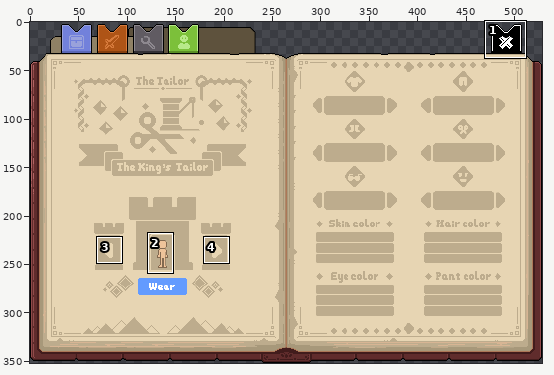
Pixel-art file, stored at Shroomfall/ui/frame/book-frame/HUD-frame.aseprite. The first picture is a wide view before the edit; the outline marks the close-up.
Close-up. Earlier state:
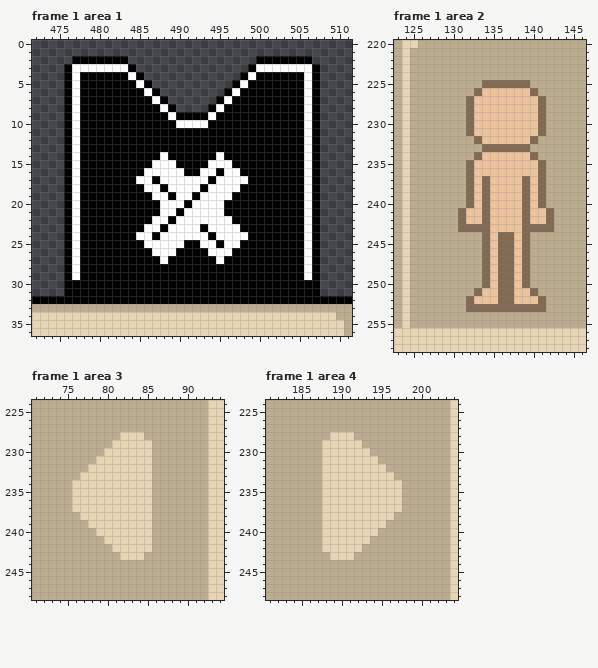
529x352 pixels, 3 frames. Shown: frame 1 area 1: x 472..511, y 0..36; frame 1 area 2: x 123..146, y 220..258; frame 1 area 3: x 71..94, y 224..248; frame 1 area 4: x 181..204, y 224..248. The commit also changed other frames or places, which this record leaves out.
Now the later version:
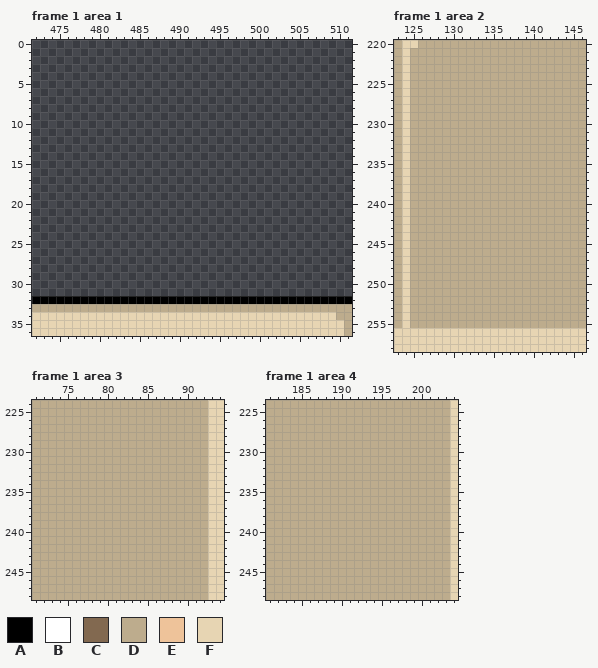
Palette (. is transparent): A #000000  B #ffffff  C #826950  D #bdac8d  E #eec39a  F #e7d5b3
The edit:
layer "interactable" now hidden
--- frame 1 area 1
@@ x 472..511 @@
  1 ........................................
- 2 .....AAAAAAA................AAAAAAA.....
- 3 ....ABBBBBBBA..............ABBBBBBBA....
- 4 ....ABAAAAAABA............ABAAAAAABA....
- 5 ....ABAAAAAAABA..........ABAAAAAAABA....
- 6 ....ABAAAAAAAABA........ABAAAAAAAABA....
- 7 ....ABAAAAAAAAABA......ABAAAAAAAAABA....
- 8 ....ABAAAAAAAAAABA....ABAAAAAAAAAABA....
- 9 ....ABAAAAAAAAAAABAAAABAAAAAAAAAAABA....
-10 ....ABAAAAAAAAAAAABBBBAAAAAAAAAAAABA....
-11 ....ABAAAAAAAAAAAAAAAAAAAAAAAAAAAABA....
-12 ....ABAAAAAAAAAAAAAAAAAAAAAAAAAAAABA....
-13 ....ABAAAAAAAAAAAAAAAAAAAAAAAAAAAABA....
-14 ....ABAAAAAAAAAABAAAAAABAAAAAAAAAABA....
-15 ....ABAAAAAAAAABBBAAAABBBAAAAAAAAABA....
-16 ....ABAAAAAAAABBBBBAABBABBAAAAAAAABA....
-17 ....ABAAAAAAABBABBBBBBABBBBAAAAAAABA....
-18 ....ABAAAAAAAABBABBBBABBBBAAAAAAAABA....
-19 ....ABAAAAAAAAABBABBABBBBAAAAAAAAABA....
-20 ....ABAAAAAAAAAABBBABBBBAAAAAAAAAABA....
-21 ....ABAAAAAAAAAABBABBBBBAAAAAAAAAABA....
-22 ....ABAAAAAAAAABBABBBBBBBAAAAAAAAABA....
-23 ....ABAAAAAAAABBABBBBABBBBAAAAAAAABA....
-24 ....ABAAAAAAABBABBBBBBABBBBAAAAAAABA....
-25 ....ABAAAAAAAABBBBBAABBABBAAAAAAAABA....
-26 ....ABAAAAAAAAABBBAAAABBBAAAAAAAAABA....
-27 ....ABAAAAAAAAAABAAAAAABAAAAAAAAAABA....
-28 ....ABAAAAAAAAAAAAAAAAAAAAAAAAAAAABA....
-29 ....ABAAAAAAAAAAAAAAAAAAAAAAAAAAAABA....
-30 ....AAAAAAAAAAAAAAAAAAAAAAAAAAAAAAAA....
-31 ....AAAAAAAAAAAAAAAAAAAAAAAAAAAAAAAA....
+ 2 ........................................
+ 3 ........................................
+ 4 ........................................
+ 5 ........................................
+ 6 ........................................
+ 7 ........................................
+ 8 ........................................
+ 9 ........................................
+10 ........................................
+11 ........................................
+12 ........................................
+13 ........................................
+14 ........................................
+15 ........................................
+16 ........................................
+17 ........................................
+18 ........................................
+19 ........................................
+20 ........................................
+21 ........................................
+22 ........................................
+23 ........................................
+24 ........................................
+25 ........................................
+26 ........................................
+27 ........................................
+28 ........................................
+29 ........................................
+30 ........................................
+31 ........................................
 32 AAAAAAAAAAAAAAAAAAAAAAAAAAAAAAAAAAAAAAAA
--- frame 1 area 2
@@ x 129..144 @@
 224 DDDDDDDDDDDDDDDD
-225 DDDDDCCCCCCDDDDD
-226 DDDDCEEEEEECDDDD
-227 DDDCEEEEEEEECDDD
-228 DDDCEEEEEEEECDDD
-229 DDDCEEEEEEEECDDD
-230 DDDCEEEEEEEECDDD
-231 DDDCEEEEEEEECDDD
-232 DDDDCEEEEEECDDDD
-233 DDDDDCCCCCCDDDDD
-234 DDDDCEEEEEECDDDD
-235 DDDCEEEEEEEECDDD
-236 DDDCEEEEEEEECDDD
-237 DDDCECEEEECECDDD
-238 DDDCECEEEECECDDD
-239 DDDCECEEEECECDDD
-240 DDDCECEEEECECDDD
-241 DDCEECEEEECEECDD
-242 DDCEECEEEECEECDD
-243 DDCCCCEEEECCCCDD
-244 DDDDDCECCECDDDDD
-245 DDDDDCECCECDDDDD
-246 DDDDDCECCECDDDDD
-247 DDDDDCECCECDDDDD
-248 DDDDDCECCECDDDDD
-249 DDDDDCECCECDDDDD
-250 DDDDDCECCECDDDDD
-251 DDDDCEECCEECDDDD
-252 DDDCEEECCEEECDDD
-253 DDDCCCCCCCCCCDDD
+225 DDDDDDDDDDDDDDDD
+226 DDDDDDDDDDDDDDDD
+227 DDDDDDDDDDDDDDDD
+228 DDDDDDDDDDDDDDDD
+229 DDDDDDDDDDDDDDDD
+230 DDDDDDDDDDDDDDDD
+231 DDDDDDDDDDDDDDDD
+232 DDDDDDDDDDDDDDDD
+233 DDDDDDDDDDDDDDDD
+234 DDDDDDDDDDDDDDDD
+235 DDDDDDDDDDDDDDDD
+236 DDDDDDDDDDDDDDDD
+237 DDDDDDDDDDDDDDDD
+238 DDDDDDDDDDDDDDDD
+239 DDDDDDDDDDDDDDDD
+240 DDDDDDDDDDDDDDDD
+241 DDDDDDDDDDDDDDDD
+242 DDDDDDDDDDDDDDDD
+243 DDDDDDDDDDDDDDDD
+244 DDDDDDDDDDDDDDDD
+245 DDDDDDDDDDDDDDDD
+246 DDDDDDDDDDDDDDDD
+247 DDDDDDDDDDDDDDDD
+248 DDDDDDDDDDDDDDDD
+249 DDDDDDDDDDDDDDDD
+250 DDDDDDDDDDDDDDDD
+251 DDDDDDDDDDDDDDDD
+252 DDDDDDDDDDDDDDDD
+253 DDDDDDDDDDDDDDDD
 254 DDDDDDDDDDDDDDDD
--- frame 1 area 3
@@ x 74..87 @@
 227 DDDDDDDDDDDDDD
-228 DDDDDDDDFFFDDD
-229 DDDDDDDFFFFFDD
-230 DDDDDDFFFFFFDD
-231 DDDDDFFFFFFFDD
-232 DDDDFFFFFFFFDD
-233 DDDFFFFFFFFFDD
-234 DDFFFFFFFFFFDD
-235 DDFFFFFFFFFFDD
-236 DDFFFFFFFFFFDD
-237 DDFFFFFFFFFFDD
-238 DDDFFFFFFFFFDD
-239 DDDDFFFFFFFFDD
-240 DDDDDFFFFFFFDD
-241 DDDDDDFFFFFFDD
-242 DDDDDDDFFFFFDD
-243 DDDDDDDDFFFDDD
+228 DDDDDDDDDDDDDD
+229 DDDDDDDDDDDDDD
+230 DDDDDDDDDDDDDD
+231 DDDDDDDDDDDDDD
+232 DDDDDDDDDDDDDD
+233 DDDDDDDDDDDDDD
+234 DDDDDDDDDDDDDD
+235 DDDDDDDDDDDDDD
+236 DDDDDDDDDDDDDD
+237 DDDDDDDDDDDDDD
+238 DDDDDDDDDDDDDD
+239 DDDDDDDDDDDDDD
+240 DDDDDDDDDDDDDD
+241 DDDDDDDDDDDDDD
+242 DDDDDDDDDDDDDD
+243 DDDDDDDDDDDDDD
 244 DDDDDDDDDDDDDD
--- frame 1 area 4
@@ x 186..199 @@
 227 DDDDDDDDDDDDDD
-228 DDDFFFDDDDDDDD
-229 DDFFFFFDDDDDDD
-230 DDFFFFFFDDDDDD
-231 DDFFFFFFFDDDDD
-232 DDFFFFFFFFDDDD
-233 DDFFFFFFFFFDDD
-234 DDFFFFFFFFFFDD
-235 DDFFFFFFFFFFDD
-236 DDFFFFFFFFFFDD
-237 DDFFFFFFFFFFDD
-238 DDFFFFFFFFFDDD
-239 DDFFFFFFFFDDDD
-240 DDFFFFFFFDDDDD
-241 DDFFFFFFDDDDDD
-242 DDFFFFFDDDDDDD
-243 DDDFFFDDDDDDDD
+228 DDDDDDDDDDDDDD
+229 DDDDDDDDDDDDDD
+230 DDDDDDDDDDDDDD
+231 DDDDDDDDDDDDDD
+232 DDDDDDDDDDDDDD
+233 DDDDDDDDDDDDDD
+234 DDDDDDDDDDDDDD
+235 DDDDDDDDDDDDDD
+236 DDDDDDDDDDDDDD
+237 DDDDDDDDDDDDDD
+238 DDDDDDDDDDDDDD
+239 DDDDDDDDDDDDDD
+240 DDDDDDDDDDDDDD
+241 DDDDDDDDDDDDDD
+242 DDDDDDDDDDDDDD
+243 DDDDDDDDDDDDDD
 244 DDDDDDDDDDDDDD
Pixel boxes of the changes (left, top, right, bottom) in both close-ups:
erased: (64, 56, 320, 296)
changed: (458, 80, 554, 312)
changed: (72, 432, 152, 560)
changed: (322, 432, 402, 560)
